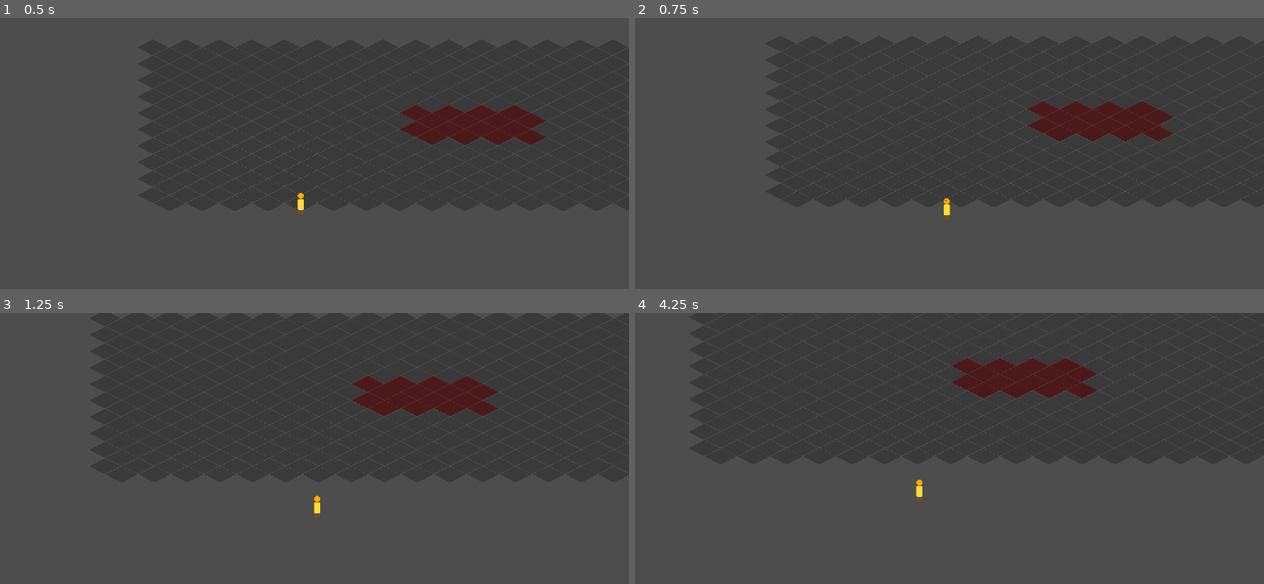
Above: before the commit, frames 1-4 (two rows, left to right).
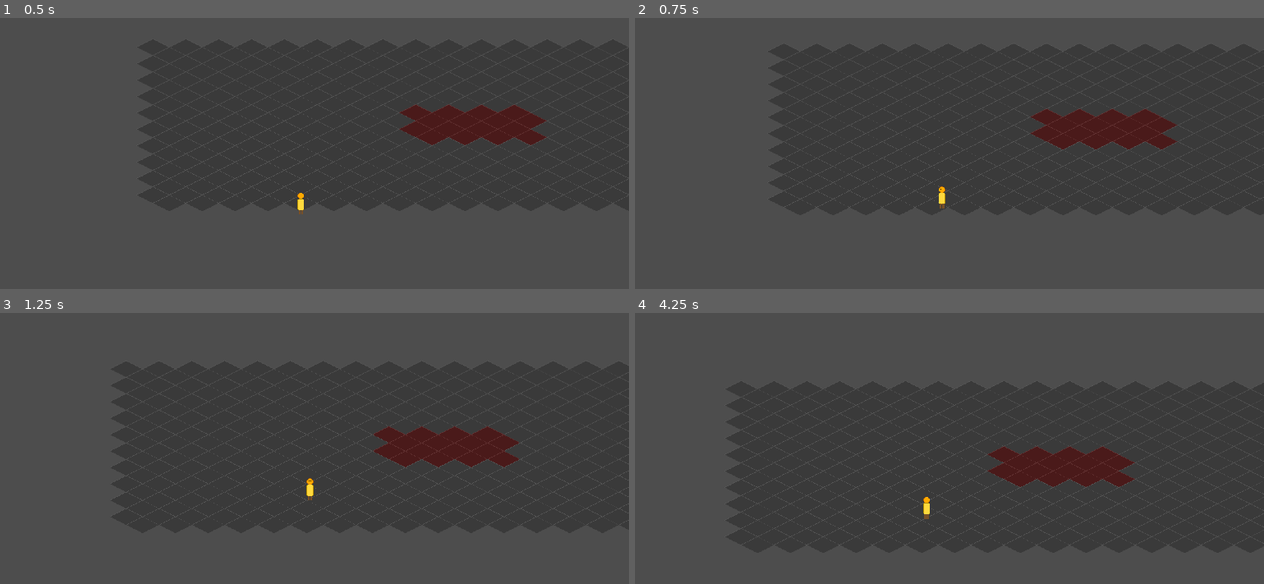
Above: after the commit, the same moments.

Repository: duancang8-ui/My-Game
Game: Godot game, scene res://src/scenes/world/test_world.tscn
Same seed, same stepped clock (60 frames per second), same inputs: the game is played once before the commit and once after it.
Inputs (mouse positions are in pixels of both pictures, inside the frame that each line leads up to):
- Up to frame 1 (0.5 s): no input
- Up to frame 2 (0.75 s): tap Enter at 0.5 s; move the mouse to (1081, 183) at 0.52 s; hold D (move_right) from 0.53 s (still down); hold Shift from 0.53 s (still down); click (1081, 183) at 0.67 s
- Up to frame 3 (1.25 s): keep holding D (move_right); keep holding Shift
- Up to frame 4 (4.25 s): release D (move_right) at 1.25 s; release Shift at 1.25 s; drag from (804, 516) to (905, 570) at 1.27 s; move the mouse to (999, 415) at 2.02 s; hold D (move_right) 2.03-2.75 s; tap Ctrl at 2.1 s; drag from (905, 570) to (735, 443) at 2.77 s; move the mouse to (1131, 554) at 3.52 s; hold A (move_left) from 3.53 s (still down); tap Alt at 3.6 s

Frame 1 is identical in both runs. In frame 2, 3.2% of the frame differs, in the area x 22-100%, y 10-75%; in frame 3, 6.2%, in the area x 17-100%, y 17-76%; in frame 4, 5.9%.

Commit message:
refactor: switch to screen-direction movement (Disco Elysium / P5 style)
WASD now moves the player along screen axes (D = right, W = up, etc.)
instead of along diamond tile diagonals. Screen velocity magnitude
stays constant at 'speed' regardless of direction.

12/12 unit tests pass with new screen-velocity assertions.

Co-authored-by: Cursor <cursoragent@cursor.com>

Diff:
--- a/src/scripts/player/player.gd
+++ b/src/scripts/player/player.gd
@@ -4,25 +4,25 @@
 # 玩家角色：齐夏（占位实现）
 # 在 2.5D 等距场景中移动，使用 CharacterBody2D + Y-sort 处理遮挡
 
-@export var speed: float = 200.0  # 移动速度（像素/秒）
+@export var speed: float = 200.0  # 屏幕速度（像素/秒）— 玩家在屏幕上的视觉速度
 
-# 等距视角的坐标修正矩阵（玩家输入方向 → 世界移动方向）
-# 在 2:1 等距下：屏幕"上"对应世界 (-1, -0.5)，屏幕"右"对应世界 (1, 0.5)
-const ISO_TRANSFORM: Transform2D = Transform2D(
-    Vector2(1.0, 0.5),    # x 轴（屏幕"右"）映射到世界
-    Vector2(-1.0, 0.5),   # y 轴（屏幕"下"）映射到世界
+# 屏幕方向 → 世界方向的反等距变换矩阵
+# 2:1 等距下：屏幕 (1, 0) ← 世界 (0.5, -0.5)；屏幕 (0, 1) ← 世界 (1, 1)
+# 不归一化，保持屏幕速度幅度恒定（按 WASD 屏幕视觉方向与按键一致）
+const ISO_INVERSE: Transform2D = Transform2D(
+    Vector2(0.5, -0.5),   # 屏幕 +x（按 D）对应的世界向量
+    Vector2(1.0, 1.0),    # 屏幕 +y（按 S）对应的世界向量
     Vector2.ZERO
 )
 
 var _input: PlayerInput = PlayerInput.new()
 
 func calculate_velocity() -> Vector2:
-    var direction: Vector2 = _input.get_move_direction()
-    if direction.length() == 0.0:
+    var screen_dir: Vector2 = _input.get_move_direction()
+    if screen_dir.length() == 0.0:
         return Vector2.ZERO
-    # 把玩家意图（直角方向）→ 等距视觉对应的世界方向
-    var iso_direction: Vector2 = (ISO_TRANSFORM * direction).normalized()
-    return iso_direction * speed
+    # 屏幕方向 → 世界速度；不再 normalize，让屏幕速度恒等于 speed
+    return ISO_INVERSE * screen_dir * speed
 
 func _physics_process(_delta: float) -> void:
     velocity = calculate_velocity()
--- a/tests/unit/test_player_movement.gd
+++ b/tests/unit/test_player_movement.gd
@@ -14,20 +14,36 @@
         Input.action_release(action)
 
 func test_default_speed_is_200() -> void:
-    assert_eq(player.speed, 200.0, "默认速度应为 200 px/s")
+    assert_eq(player.speed, 200.0, "默认屏幕速度应为 200 px/s")
 
 func test_calculate_velocity_no_input() -> void:
     var vel: Vector2 = player.calculate_velocity()
     assert_eq(vel, Vector2.ZERO, "无输入时速度为零")
 
-func test_calculate_velocity_speed_magnitude() -> void:
-    # 等距变换后速度仍归一化为 speed
+# 等距正变换：世界 (wx, wy) → 屏幕 (wx - wy, (wx + wy) / 2)
+func _world_to_screen(world_v: Vector2) -> Vector2:
+    return Vector2(world_v.x - world_v.y, (world_v.x + world_v.y) / 2.0)
+
+func test_press_right_yields_horizontal_screen_motion() -> void:
+    # 按 D：期望屏幕水平向右走，屏幕速度 = (200, 0)
     Input.action_press("move_right")
     var vel: Vector2 = player.calculate_velocity()
-    assert_almost_eq(vel.length(), 200.0, 0.01, "单方向移动速度大小应等于 speed")
+    var screen_v: Vector2 = _world_to_screen(vel)
+    assert_almost_eq(screen_v.x, 200.0, 0.01, "按 D 屏幕水平速度应为 +200")
+    assert_almost_eq(screen_v.y, 0.0, 0.01, "按 D 屏幕垂直速度应为 0")
 
-func test_calculate_velocity_iso_diagonal_compensates() -> void:
+func test_press_up_yields_vertical_screen_motion() -> void:
+    # 按 W：期望屏幕垂直向上走，屏幕速度 = (0, -200)
     Input.action_press("move_up")
+    var vel: Vector2 = player.calculate_velocity()
+    var screen_v: Vector2 = _world_to_screen(vel)
+    assert_almost_eq(screen_v.x, 0.0, 0.01, "按 W 屏幕水平速度应为 0")
+    assert_almost_eq(screen_v.y, -200.0, 0.01, "按 W 屏幕垂直速度应为 -200")
+
+func test_diagonal_screen_speed_consistent() -> void:
+    # 按 D+S：期望屏幕 ↘ 方向，屏幕速度幅度仍为 200（不会比单方向更快）
     Input.action_press("move_right")
+    Input.action_press("move_down")
     var vel: Vector2 = player.calculate_velocity()
-    assert_almost_eq(vel.length(), 200.0, 0.01, "对角移动速度大小应等于 speed")
+    var screen_v: Vector2 = _world_to_screen(vel)
+    assert_almost_eq(screen_v.length(), 200.0, 0.01, "对角移动屏幕速度幅度应等于 speed")
